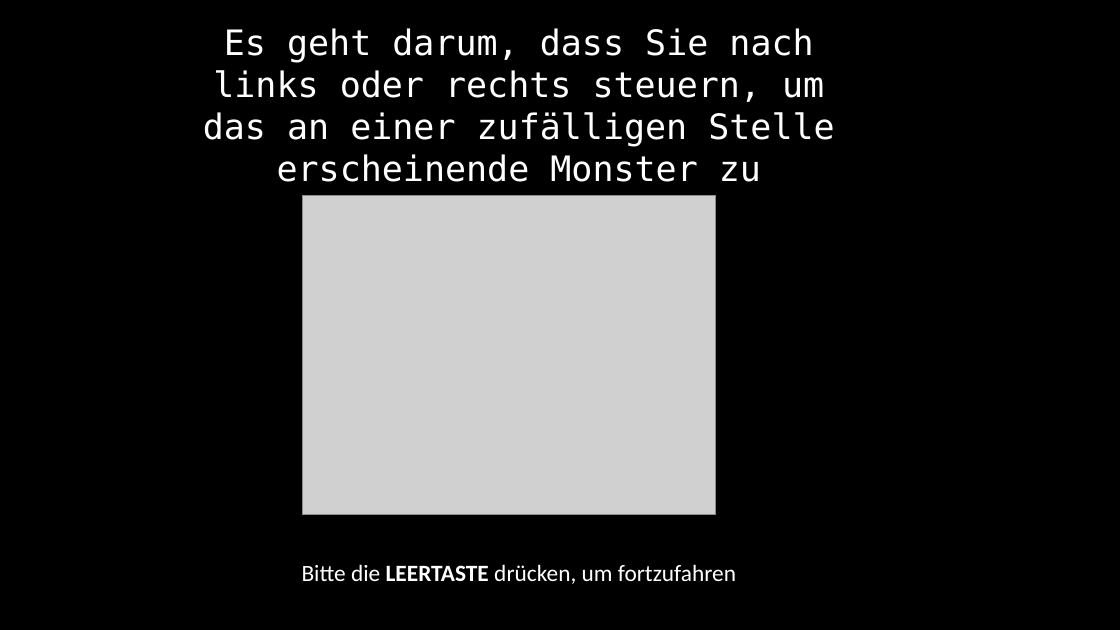
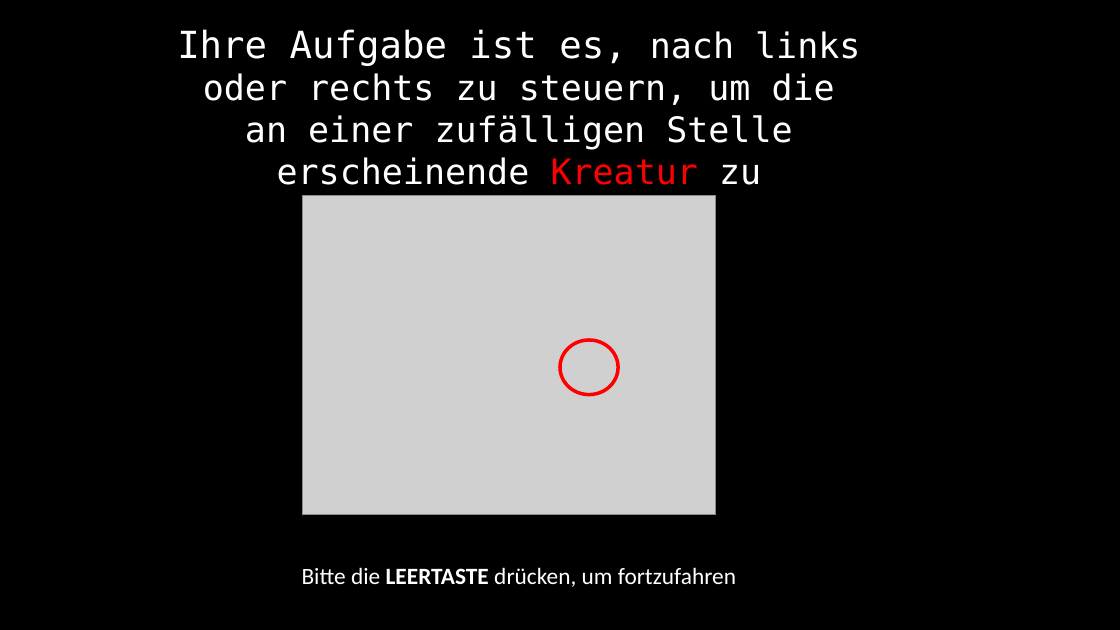
Before and after one commit to sean-mulready/Vizdoom-Scripts, a slide deck: slide 6 of exp_img/instructions.pptx (slide 3 before the commit). Drawn at 1120x630 pixels with LibreOffice and Linux fonts; fonts in the diff are those of the drawing; grey boxes stand for pictures. Boxes give left, top, right and bottom in pixels: in the first picture for what was removed or moved away, otherwise in the second. Text is boxed around its words. In the diff, an @@ line names an element or a change of style, - is before the commit and + after.

```diff
--- a/exp_img/instructions.pptx
+++ b/exp_img/instructions.pptx
@@ text at (177, 29, 860, 235): text changed @@
-Es geht darum, dass Sie nach links oder rechts steuern, um das an einer zufälligen Stelle erscheinende Monster zu erschießen.
+Ihre Aufgabe ist es, nach links oder rechts zu steuern, um die an einer zufälligen Stelle erscheinende Kreatur zu erschießen.
@@ ellipse added at (560, 340, 618, 395), outline #FF0000 3 pt @@
```
Also in this commit, not shown: 2 other slides changed, 19 slides added, 41 other files.
